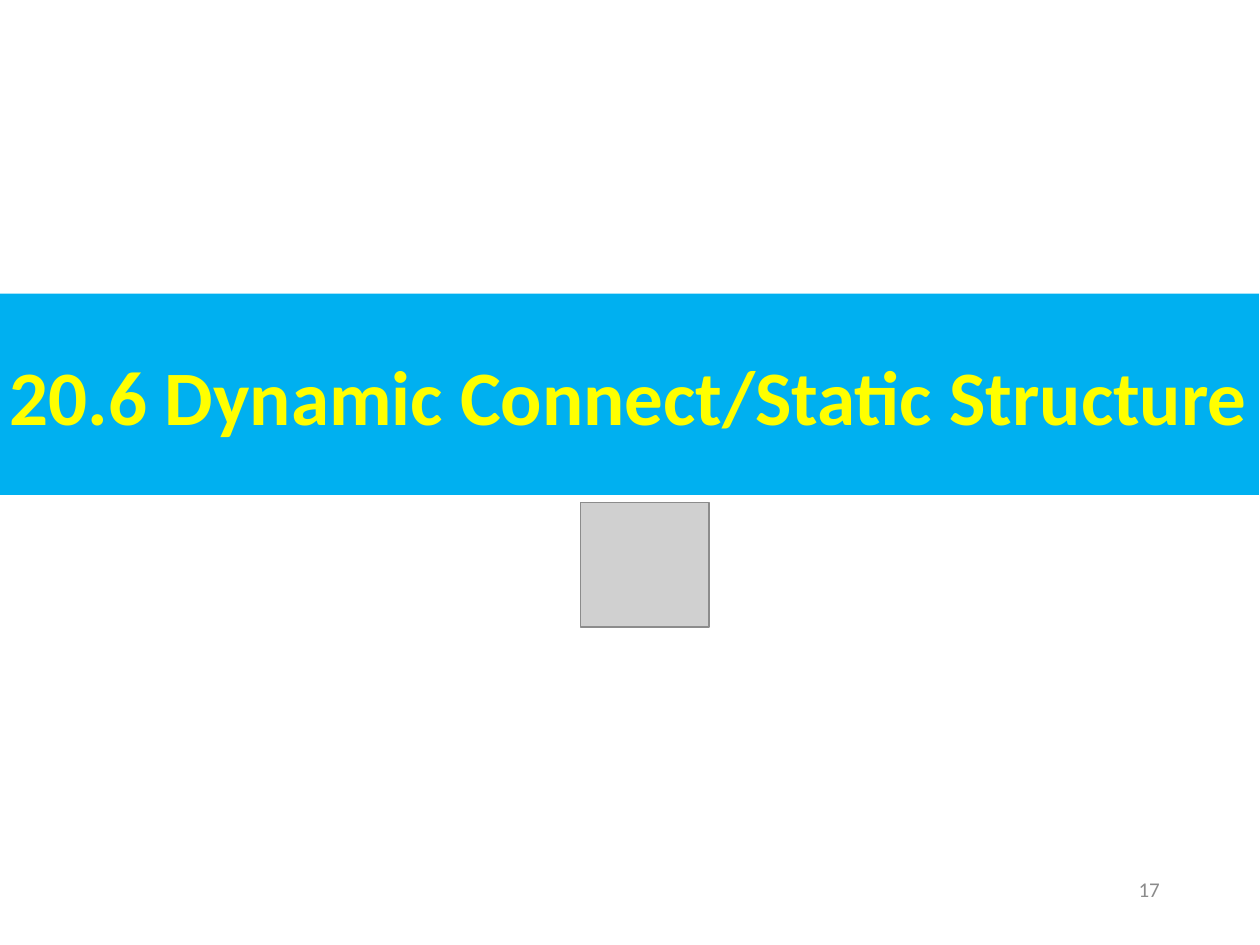
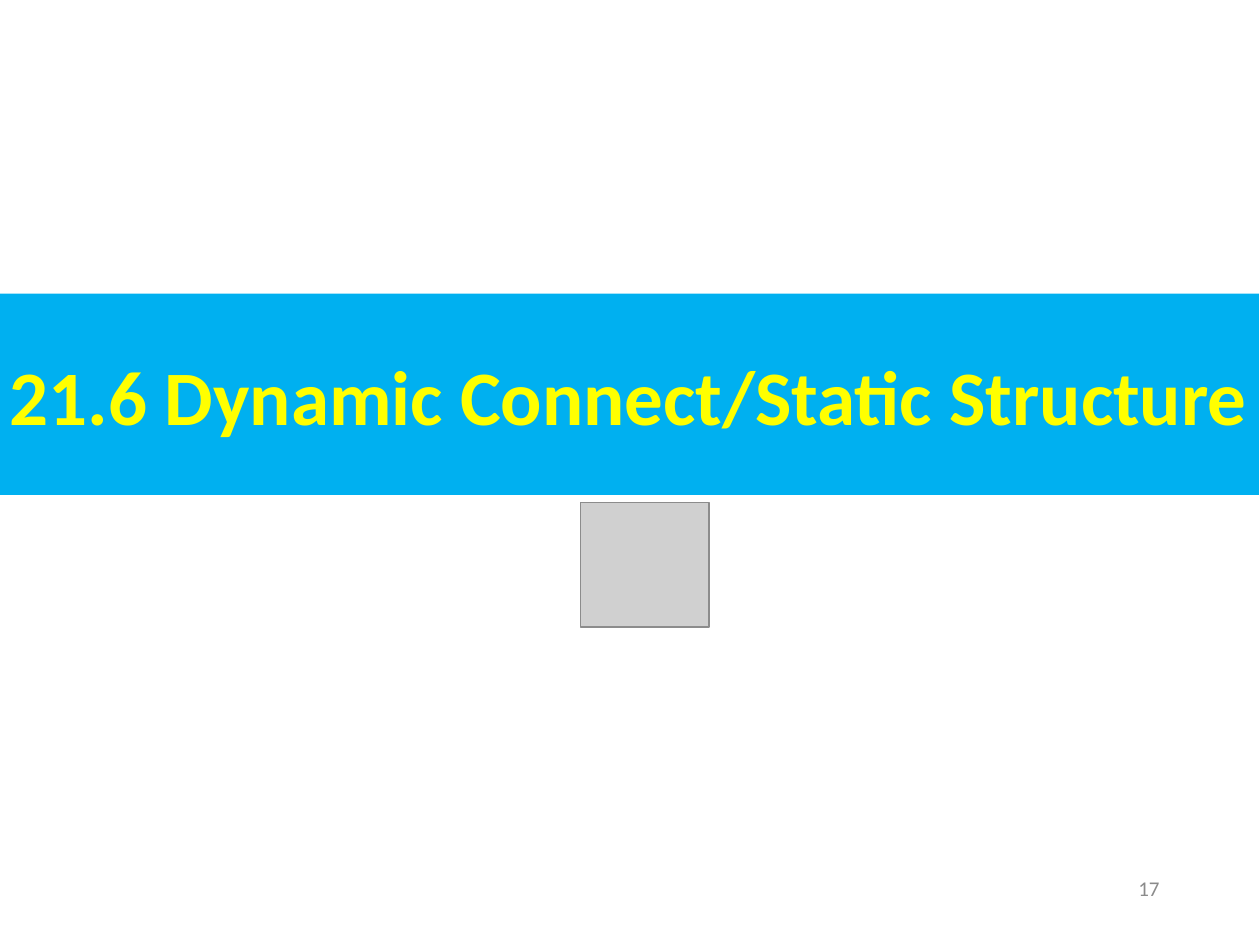
Before and after one commit to peterhchen/AIU_CS800_Chisel, a slide deck: slide 17 of 500_UCSC_HWD/021_FIRRTL/000_Video/021.FIRRTL.ppt. Drawn at 1260x945 pixels with LibreOffice and Linux fonts; fonts in the diff are those of the drawing; grey boxes stand for pictures. Boxes give left, top, right and bottom in pixels: in the first picture for what was removed or moved away, otherwise in the second. Text is boxed around its words. In the diff, an @@ line names an element or a change of style, - is before the commit and + after.

```diff
--- a/500_UCSC_HWD/021_FIRRTL/000_Video/021.FIRRTL.ppt
+++ b/500_UCSC_HWD/021_FIRRTL/000_Video/021.FIRRTL.ppt
@@ text in rectangle at bbox=[10, 371, 1246, 437]: text changed @@
-20.6 Dynamic Connect/Static Structure
+21.6 Dynamic Connect/Static Structure
```
Also in this commit, not shown: 49 other slides changed.
